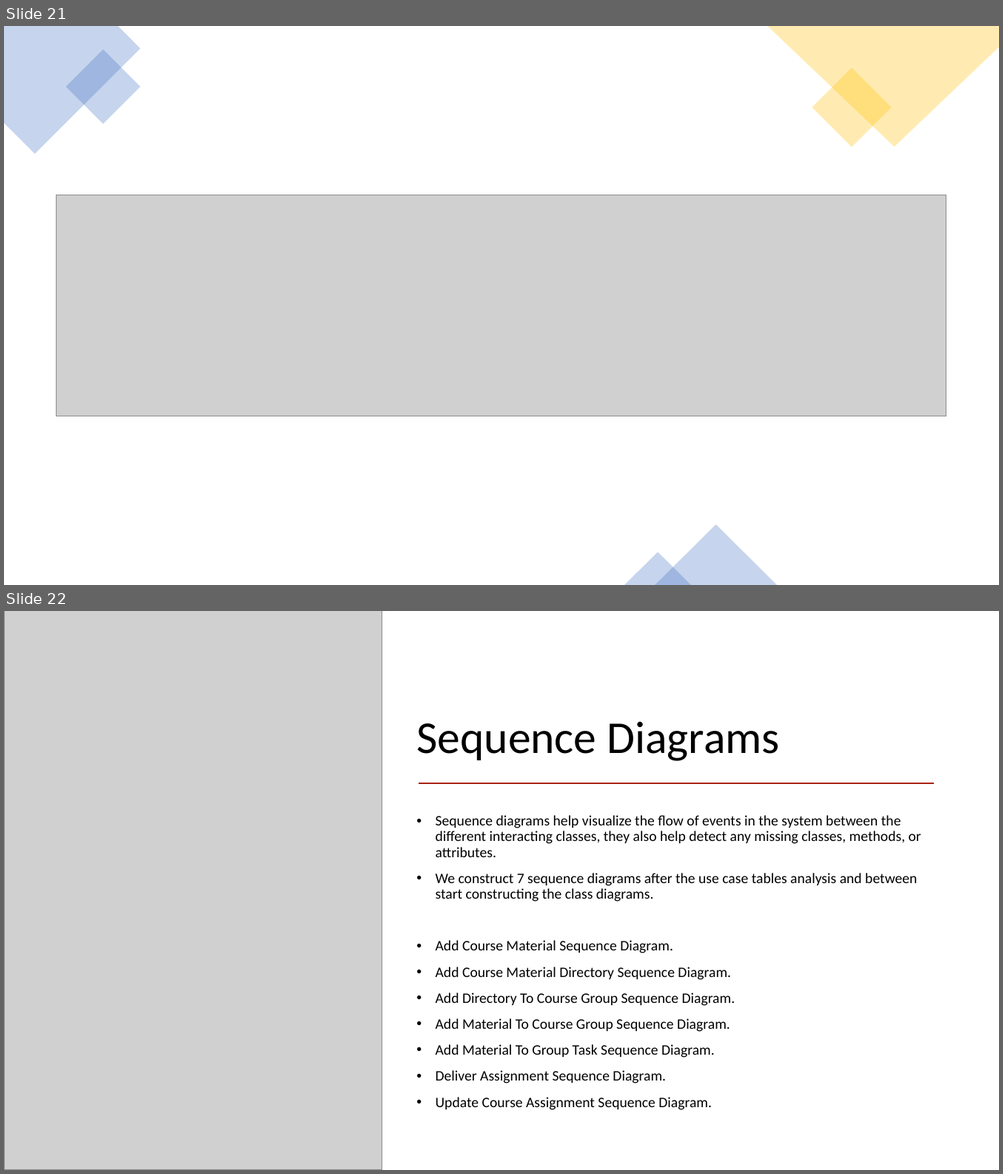
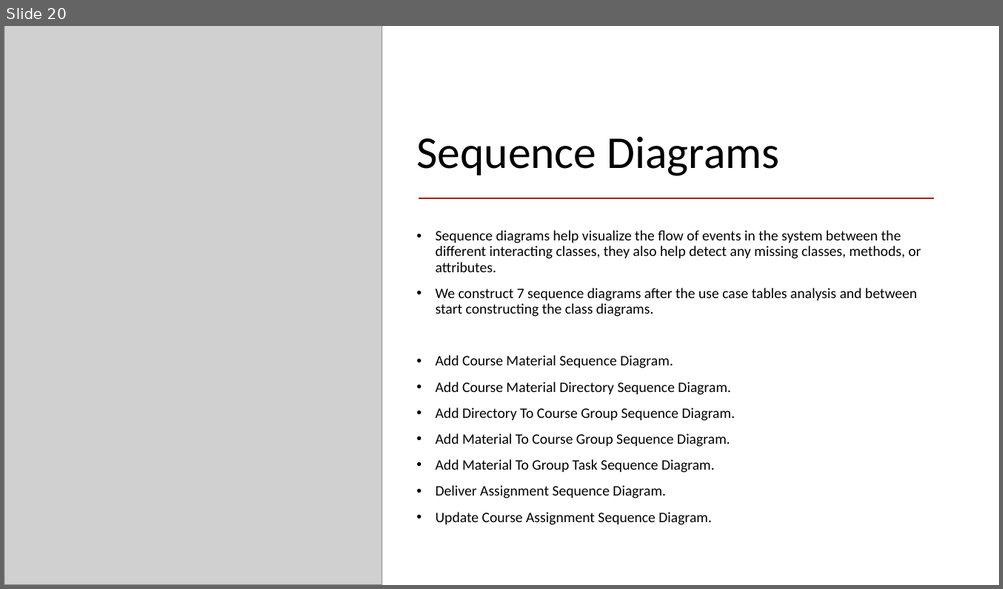
Before and after one commit to mounirsabry/Better_Ecom_GP, a slide deck: Discussions/Midyear_Discussion/presentation.pptx. Shown one above the other, each under a label of ours: slides 21 and 22 before the commit, slide 20 after it. The pictures are 1003x1174 and 1003x589 pixels, drawn with LibreOffice and Linux fonts; fonts in the diff are those of the drawing; grey boxes stand for pictures. Boxes give left, top, right and bottom in pixels: in the first picture for what was removed or moved away, otherwise in the second. Text is boxed around its words. In the diff, an @@ line names an element or a change of style, - is before the commit and + after.

```diff
--- a/Discussions/Midyear_Discussion/presentation.pptx
+++ b/Discussions/Midyear_Discussion/presentation.pptx
@@ slide 21 removed at (4, 26, 999, 585), background #FFFFFF @@
@@ freeform shape removed at (4, 26, 141, 154) @@
@@ freeform shape removed at (767, 26, 999, 147) @@
@@ rectangle removed at (66, 50, 141, 124) @@
@@ rectangle removed at (811, 68, 891, 147) @@
@@ picture removed at (57, 195, 946, 416) @@
@@ triangle removed at (654, 526, 777, 585) @@
@@ triangle removed at (625, 553, 691, 585) @@
@@ what was slide 22 is now slide 20 @@
```
Also in this commit, not shown: 5 slides changed, 1 other slide removed, 1 other file.
